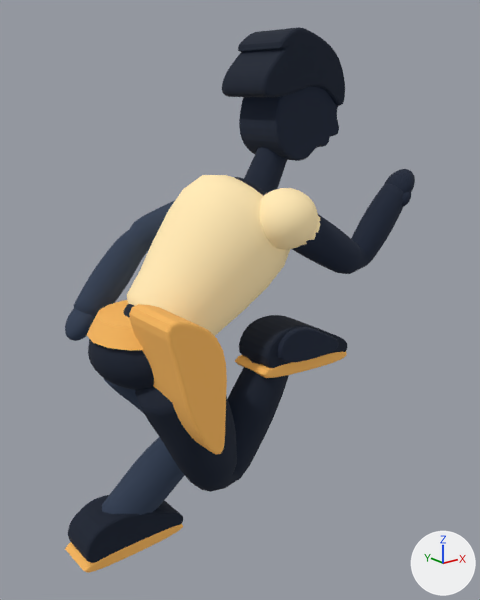
Renders of the glTF model models/skystride-runner.glb from each side of a commit.
Camera for both pictures: a 50 mm camera at (-1.03, -1.78, 1.62) aimed at (0.38, -0.02, 0.92). Every picture has the same lights, and +X, +Y and +Z are marked at lower right. The older version comes first. Where no turn or scale is listed for an object, it has been applied to the vertices. Vertices at exactly the same position are counted once.

Objects in the first picture: 'Runner_Part_00', 'Runner_Part_01', 'Runner_Part_02', 'Runner_Part_03', 'Runner_Part_05', 'Runner_Part_06', 'Runner_Part_07', 'Runner_Part_08', 'Runner_Part_09', 'Runner_Part_10', 'Runner_Part_11', 'Runner_Part_12', 'Runner_Part_14', 'Runner_Part_16', 'Runner_Part_17', 'Runner_Part_18', 'Runner_Part_21', 'Runner_Part_22', 'Runner_Part_24' and 5 more.
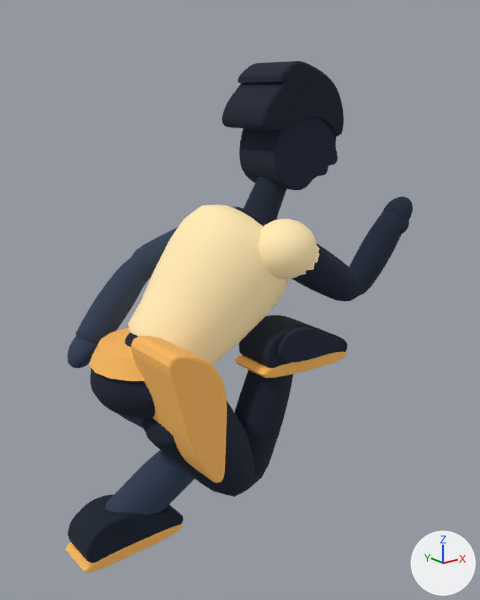
Boxes (x1, y1, x2, y2) around the edits, measured in the pictures (480 x 600 px):
'Runner_Part_00', moved
    before: (127, 175, 290, 336)
    after: (128, 205, 289, 366)
'Runner_Part_02', moved
    before: (129, 304, 227, 454)
    after: (131, 336, 227, 483)
'Runner_Part_07', moved
    before: (222, 27, 345, 106)
    after: (222, 61, 344, 136)
'Runner_Part_10', reshaped
    before: (135, 359, 289, 492)
    after: (142, 370, 293, 497)
'Runner_Part_06', moved
    before: (239, 86, 339, 161)
    after: (239, 118, 338, 190)
'Runner_Part_12', moved
    before: (292, 184, 404, 274)
    after: (291, 212, 401, 301)
'Runner_Part_11', moved
    before: (73, 201, 175, 317)
    after: (76, 227, 178, 345)
'Runner_Part_14', moved
    before: (260, 188, 318, 250)
    after: (259, 219, 317, 279)
'Runner_Part_09', reshaped
    before: (102, 379, 184, 515)
    after: (105, 414, 195, 516)
'Runner_Part_05', moved
    before: (88, 311, 154, 390)
    after: (90, 340, 155, 419)
'Runner_Part_03', moved
    before: (87, 300, 144, 351)
    after: (89, 328, 187, 381)
'Runner_Part_08', moved
    before: (244, 147, 287, 194)
    after: (243, 177, 287, 226)
'Runner_Part_21', moved
    before: (65, 308, 95, 341)
    after: (67, 336, 97, 368)
'Runner_Part_22', moved
    before: (385, 169, 415, 194)
    after: (383, 197, 413, 222)
'Runner_Part_01', moved (mostly hidden)
    before: (234, 177, 267, 196)
    after: (233, 207, 266, 226)
'Runner_Part_24', moved
    before: (402, 191, 411, 206)
    after: (400, 219, 409, 234)
'Runner_Part_16', moved (mostly hidden)
    before: (303, 216, 320, 245)
    after: (302, 246, 319, 275)

What changed in the scene script:
```text
Change me_mesh_9:
    used by ob_runner_part_09; location = (0.0, 0.0, 0.0)
    remove me_mesh_9.from_pydata(...)  # 300 vertices, 576 faces; spans x -0.132..0.352, y 0.014..0.266, z 0.051..0.845
    add me_mesh_9.from_pydata(...)  # 300 vertices, 576 faces; spans x -0.126..0.386, y 0.014..0.266, z 0.039..0.759
    me_mesh_9 part 1: 298 of 300 vertices moved; they spanned x -0.132..0.352, y 0.014..0.266, z 0.051..0.845 and now span x -0.126..0.386, y 0.014..0.266, z 0.039..0.759; mean shift (0.019, 0.0, -0.059); largest move (-0.091, 0.14, 0.683) -> (-0.079, 0.14, 0.574)
Change me_mesh_10:
    used by ob_runner_part_10; location = (0.0, 0.0, 0.0)
    remove me_mesh_10.from_pydata(...)  # 300 vertices, 576 faces; spans x -0.117..0.498, y -0.266..-0.014, z 0.298..0.811
    add me_mesh_10.from_pydata(...)  # 300 vertices, 576 faces; spans x -0.094..0.514, y -0.266..-0.014, z 0.251..0.766
    me_mesh_10 part 2: the whole mesh is multiplied about its middle by the matrix ((0.98, 0.0, -0.219), (0.0, 1.0, 0.0), (0.219, 0.0, 0.975)), then moved by (0.05, 0.0, -0.052)
Change me_mesh_11:
    used by ob_runner_part_11; location = (0.0, 0.0, 0.0)
    remove me_mesh_11.from_pydata(...)  # 300 vertices, 576 faces; spans x -0.137..0.435, y 0.121..0.279, z 0.865..1.288
    add me_mesh_11.from_pydata(...)  # 300 vertices, 576 faces; spans x -0.137..0.435, y 0.121..0.279, z 0.764..1.187
    me_mesh_11 part 3: the whole mesh is moved by (0.0, 0.0, -0.101)
Change me_mesh_12:
    used by ob_runner_part_12; location = (0.0, 0.0, 0.0)
    remove me_mesh_12.from_pydata(...)  # 300 vertices, 576 faces; spans x 0.415..0.967, y -0.294..-0.123, z 1.006..1.306
    add me_mesh_12.from_pydata(...)  # 300 vertices, 576 faces; spans x 0.415..0.967, y -0.294..-0.123, z 0.905..1.205
    me_mesh_12 part 4: the whole mesh is moved by (0.0, 0.0, -0.101)
Change ob_runner_part_00:
    ob_runner_part_00.location: (0.25, 0.0, 1.062) -> (0.25, 0.0, 0.962)
Change ob_runner_part_01:
    ob_runner_part_01.location: (0.457, 0.0, 1.259) -> (0.457, 0.0, 1.158)
Change ob_runner_part_02:
    ob_runner_part_02.location: (-0.03, -0.22, 0.925) -> (-0.03, -0.22, 0.825)
Change ob_runner_part_03:
    ob_runner_part_03.location: (0.0, 0.0, 0.915) -> (0.0, 0.0, 0.815)
Change ob_runner_part_05:
    ob_runner_part_05.location: (0.0, 0.0, 0.825) -> (0.0, 0.0, 0.725)
Change ob_runner_part_06:
    ob_runner_part_06.location: (0.61, 0.0, 1.551) -> (0.61, 0.0, 1.449)
Change ob_runner_part_07:
    ob_runner_part_07.location: (0.61, 0.0, 1.551) -> (0.61, 0.0, 1.449)
Change ob_runner_part_08:
    ob_runner_part_08.location: (0.5, 0.0, 1.347) -> (0.5, 0.0, 1.246)
Change ob_runner_part_14:
    ob_runner_part_14.location: (0.431, -0.185, 1.224) -> (0.431, -0.185, 1.123)
Change ob_runner_part_16:
    ob_runner_part_16.location: (0.471, -0.193, 1.199) -> (0.471, -0.193, 1.097)
Change ob_runner_part_21:
    ob_runner_part_21.location: (-0.115, 0.23, 0.878) -> (-0.115, 0.23, 0.777)
Change ob_runner_part_22:
    ob_runner_part_22.location: (0.947, -0.23, 1.29) -> (0.947, -0.23, 1.189)
Change ob_runner_part_23:
    ob_runner_part_23.location: (-0.13, 0.265, 0.843) -> (-0.13, 0.265, 0.742)
Change ob_runner_part_24:
    ob_runner_part_24.location: (0.932, -0.265, 1.255) -> (0.932, -0.265, 1.154)
```
